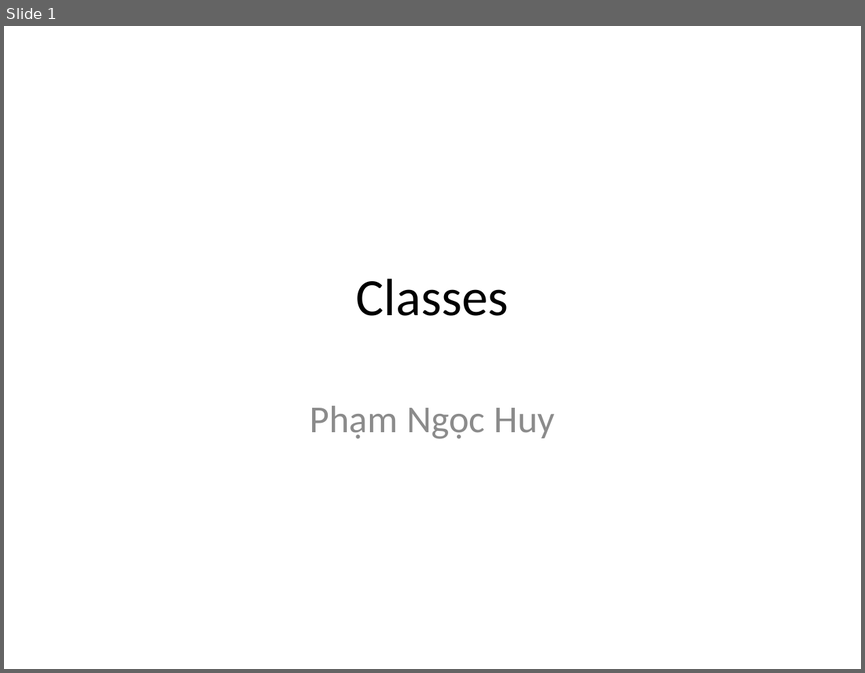
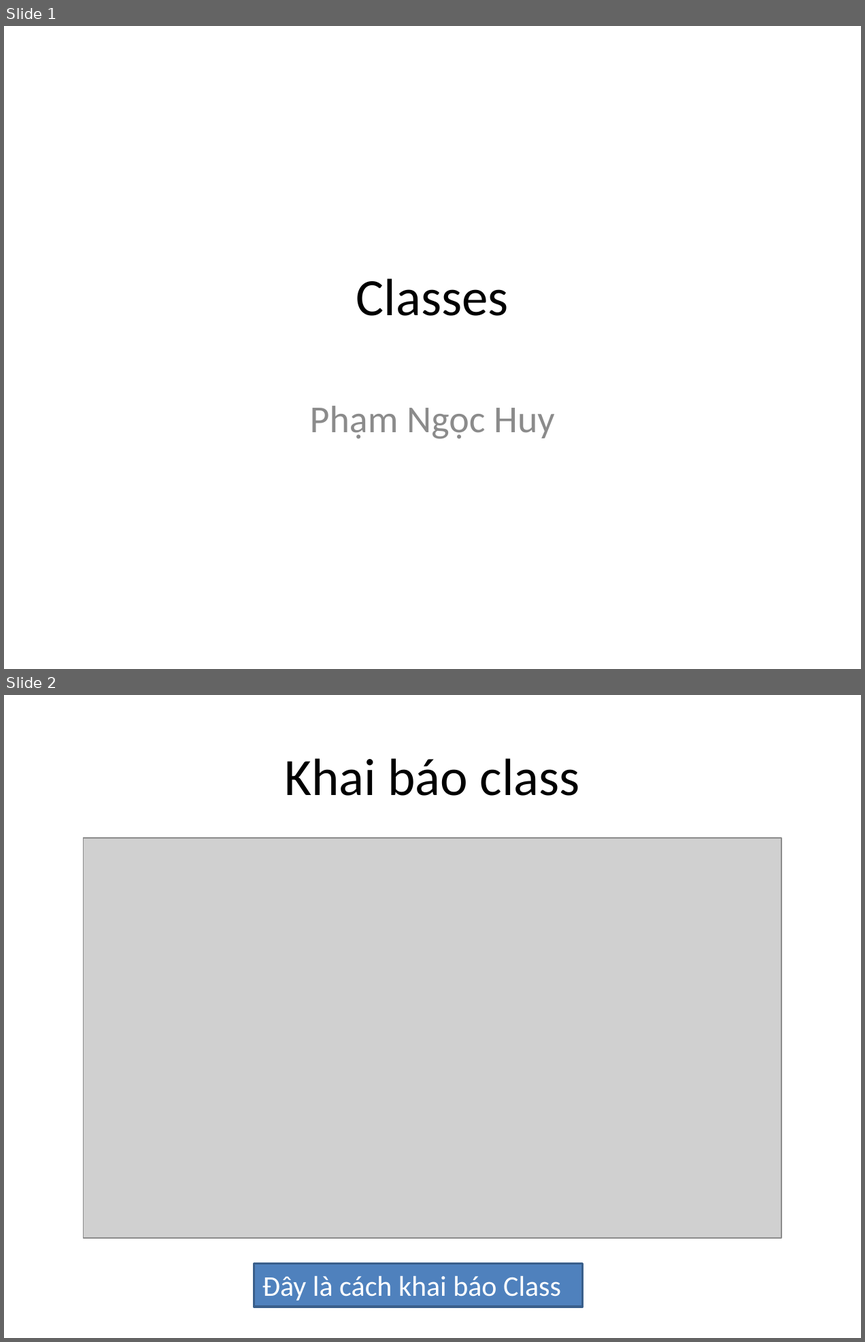
Before and after one commit to phithanh97cs/T3H, a slide deck: 4. Ebook/Java Core/Classes and Object.pptx. Shown one above the other, each under a label of ours: slide 1 before the commit, slides 1 and 2 after it. The pictures are 865x673 and 865x1342 pixels, drawn with LibreOffice and Linux fonts; fonts in the diff are those of the drawing; grey boxes stand for pictures. Boxes give left, top, right and bottom in pixels: in the first picture for what was removed or moved away, otherwise in the second. Text is boxed around its words. In the diff, an @@ line names an element or a change of style, - is before the commit and + after.

Commit message:
add outer class

```diff
--- a/4. Ebook/Java Core/Classes and Object.pptx
+++ b/4. Ebook/Java Core/Classes and Object.pptx
@@ slide 2 added at (x1=4, y1=695, x2=861, y2=1338), background #FFFFFF @@
@@ title added at (x1=284, y1=758, x2=580, y2=796), 44 pt, text #000000 @@
+Khai báo class
@@ picture added at (x1=84, y1=838, x2=782, y2=1238) @@
@@ rectangle added at (x1=254, y1=1263, x2=582, y2=1306), fill #4F81BD, outline #3A5F8C 2 pt, 24 pt, text #FFFFFF @@
+Đây là cách khai báo Class
```
Also in this commit, not shown: 1 other slide added, 1 slide removed, 3 other files.
